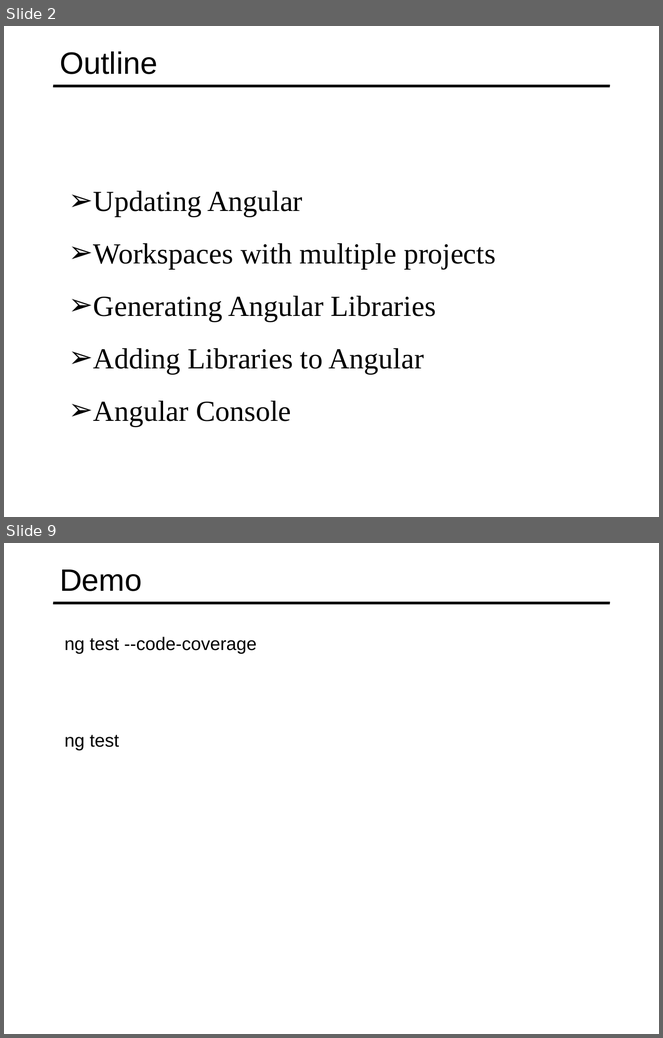
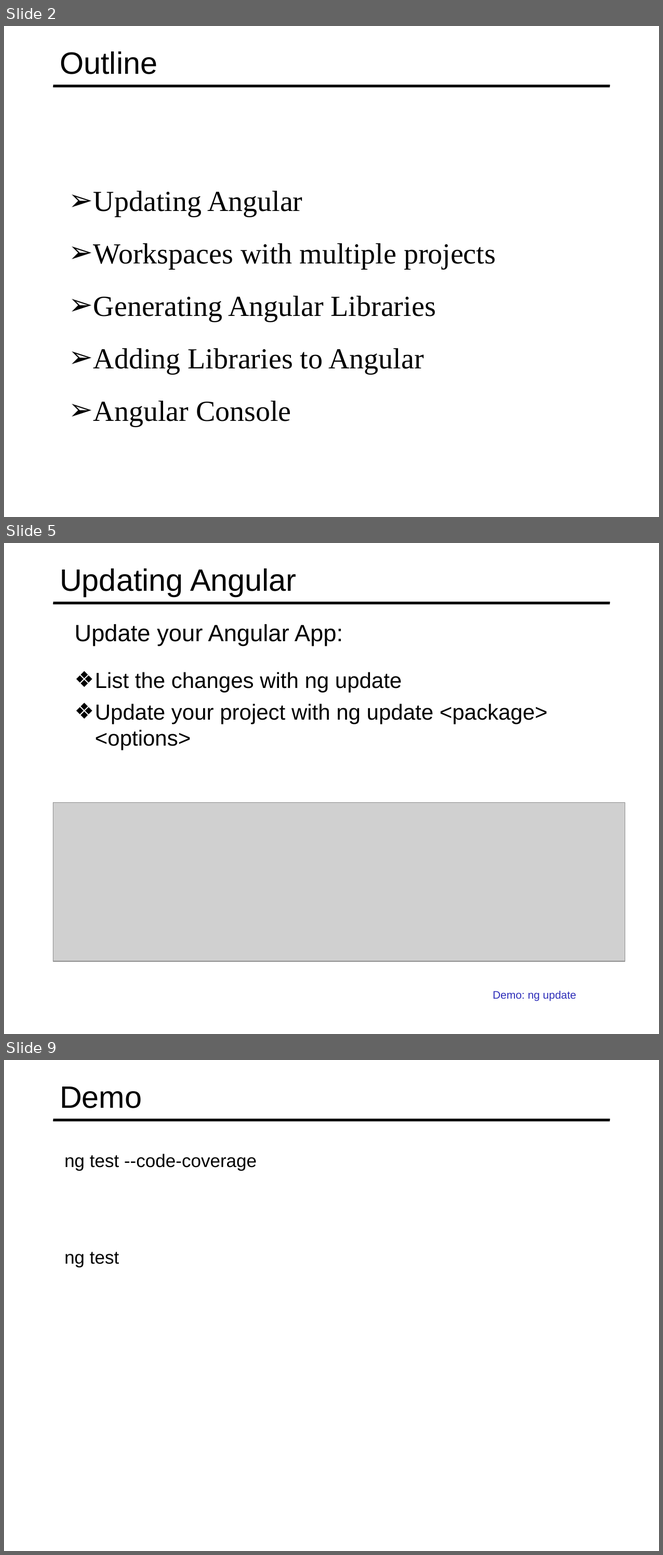
Before and after one commit to specter01wj/Jago_Link_Training, a slide deck: Angular/Angular7/Angular CLI/8.Tooling Features/L8_Tooling Features.ppt. Shown one above the other, each under a label of ours: slides 2 and 9 before the commit, slides 2, 5 and 9 after it; the slides between them are not shown. The pictures are 663x1038 and 663x1555 pixels, drawn with LibreOffice and Linux fonts; fonts in the diff are those of the drawing; grey boxes stand for pictures. Boxes give left, top, right and bottom in pixels: in the first picture for what was removed or moved away, otherwise in the second. Text is boxed around its words. In the diff, an @@ line names an element or a change of style, - is before the commit and + after.

```diff
--- a/Angular/Angular7/Angular CLI/8.Tooling Features/L8_Tooling Features.ppt
+++ b/Angular/Angular7/Angular CLI/8.Tooling Features/L8_Tooling Features.ppt
@@ slide 5 added at bbox=[4, 543, 659, 1034], background #FFFFFF; not listed: 1 template element that a slide beside it also shows @@
@@ title added at bbox=[60, 568, 297, 596], 34 pt, text #000000 @@
+Updating Angular
@@ text added at bbox=[75, 624, 343, 646], 25.9 pt, text #000000 @@
+  Update your Angular App:
@@ text added at bbox=[95, 672, 548, 750], 24 pt, text #000000 @@
+  ❖ List the changes with ng update
+  ❖ Update your project with ng update <package> <options>
@@ picture added at bbox=[53, 803, 625, 962] @@
@@ text added at bbox=[493, 991, 577, 1001], 12 pt, text #2D2DB9 @@
+  Demo: ng update
```
Also in this commit, not shown: 4 slides changed, 8 other slides added, 5 slides removed.
